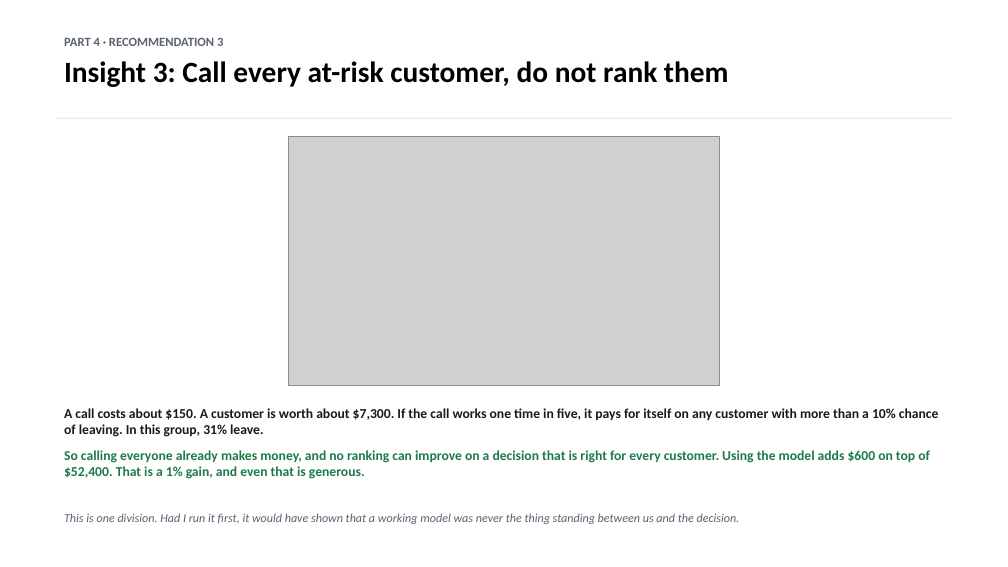
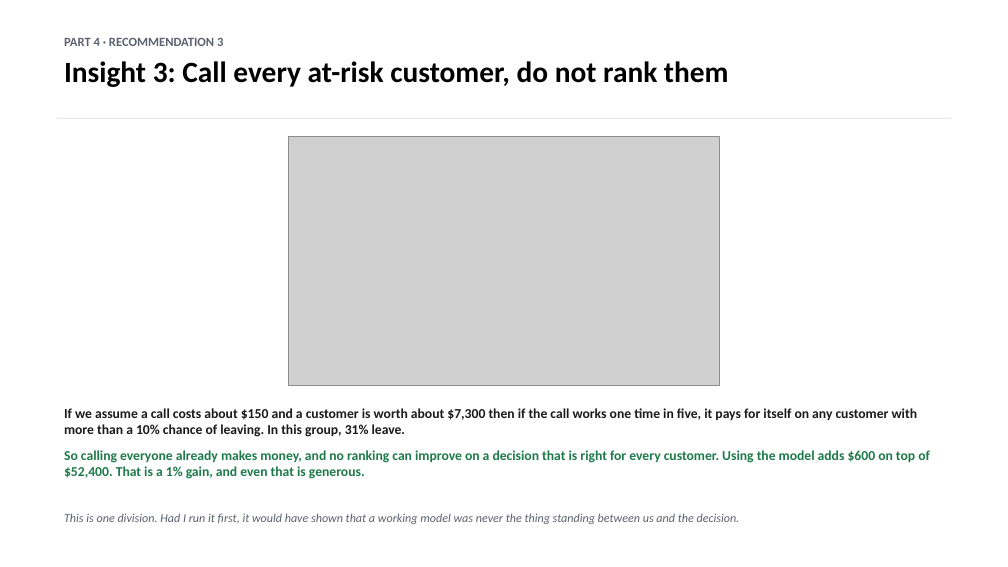
Before and after one commit to dmitriyratu/avepoint-churn-case-study, a slide deck: slide 17 of outputs/decks/AvePoint_Case_Study.pptx (slide 16 before the commit). Drawn at 1008x567 pixels with LibreOffice and Linux fonts; fonts in the diff are those of the drawing; grey boxes stand for pictures. Boxes give left, top, right and bottom in pixels: in the first picture for what was removed or moved away, otherwise in the second. Text is boxed around its words. In the diff, an @@ line names an element or a change of style, - is before the commit and + after.

Commit message:
Enhance modeling and performance analysis in presentation materials
- Added a new section in `build_new_slides.py` detailing the impact of increased data rows on customer churn analysis, including updated performance metrics and model evaluation.
- Revised the `pooled_selection_null.csv` to include additional AUC values for improved analysis of model performance.
- Updated `AvePoint_Case_Study.pptx` to reflect these enhancements, ensuring alignment with the latest insights and visual clarity.

These changes aim to provide a more comprehensive understanding of the modeling process and its implications for customer retention strategies.

```diff
--- a/outputs/decks/AvePoint_Case_Study.pptx
+++ b/outputs/decks/AvePoint_Case_Study.pptx
@@ text at box(64, 408, 918, 437): text changed @@
-A call costs about $150. A customer is worth about $7,300. If the call works one time in five, it pays for itself on any customer with more than a 10% chance of leaving. In this group, 31% leave.
+If we assume a call costs about $150 and a customer is worth about $7,300 then if the call works one time in five, it pays for itself on any customer with more than a 10% chance of leaving. In this group, 31% leave.
```
Also in this commit, not shown: 2 other slides changed, 3 slides added, 2 slides removed, 22 other files.
